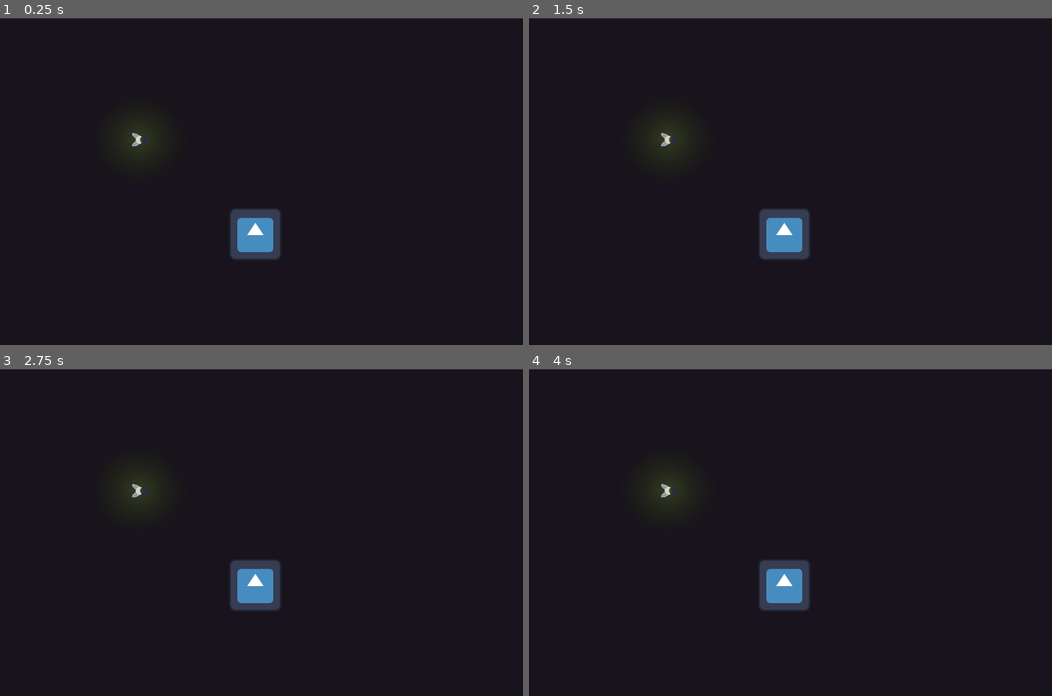
Above: before the commit, frames 1-4 (two rows, left to right).
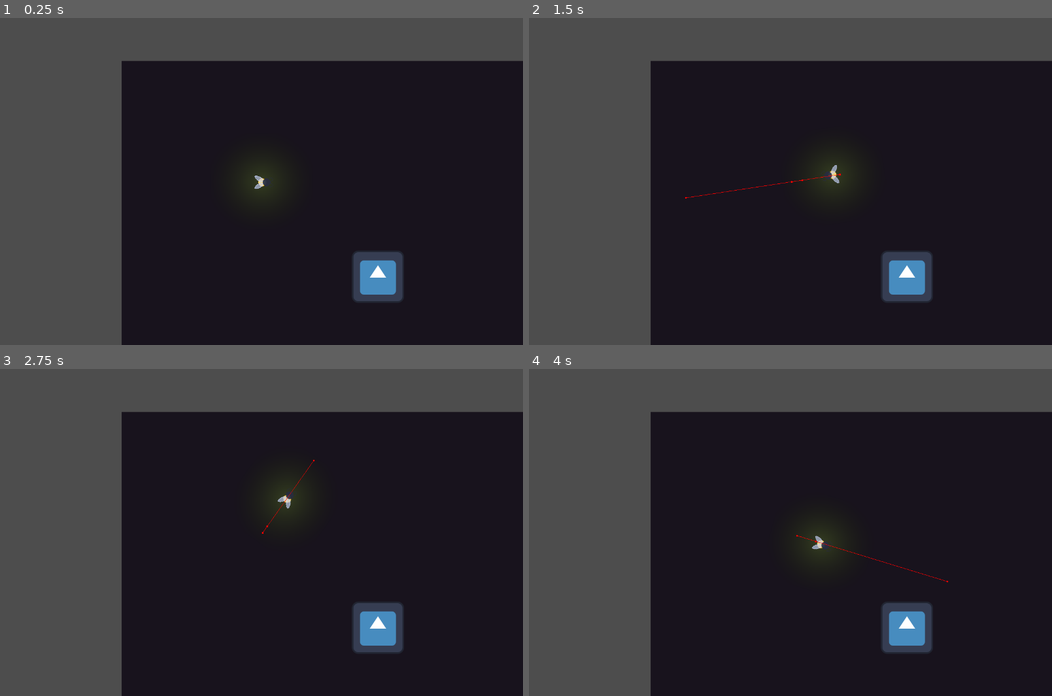
Above: after the commit, the same moments.

Repository: FictionalAroma/Firefly
Game: Godot game, scene res://Scenes/level.tscn
Same seed, same stepped clock (60 frames per second), same inputs: the game is played once before the commit and once after it. This scene is started directly instead of the project's main scene. The engine's default icon, where the game draws it, is replaced by a stand-in: a white triangle on a blue panel in a dark square.
Inputs (mouse positions are in pixels of both pictures, inside the frame that each line leads up to):
- Up to frame 1 (0.25 s): no input
- Up to frame 2 (1.5 s): tap Enter at 0.5 s; move the mouse to (905, 165) at 0.52 s; right-click (905, 165) at 0.6 s; move the mouse to (685, 197) at 1.27 s; right-click (685, 197) at 1.35 s
- Up to frame 3 (2.75 s): move the mouse to (313, 460) at 2.02 s; right-click (313, 460) at 2.1 s
- Up to frame 4 (4 s): move the mouse to (764, 597) at 2.77 s; right-click (764, 597) at 2.85 s; move the mouse to (947, 581) at 3.52 s; right-click (947, 581) at 3.6 s

The runs differ from the first frame. In frame 1, 37% of the frame differs, in the area x 0-100%, y 0-100%; in frame 2, 37%; in frame 3, 37%; in frame 4, 37%.
Error before the commit: Cannot call method 'load' on a null value. (res://Scripts/Globals/SettingsManager.gd:15)

Commit message:
Updated CharacterMovement and Camera

Diff:
--- a/Prefabs/firefly.tscn
+++ b/Prefabs/firefly.tscn
@@ -91,3 +91,13 @@
 
 [node name="NavigationAgent2D" type="NavigationAgent2D" parent="."]
 debug_enabled = true
+
+[node name="camera2d" type="Camera2D" parent="."]
+limit_smoothed = true
+position_smoothing_enabled = true
+drag_horizontal_enabled = true
+drag_vertical_enabled = true
+drag_left_margin = 0.3
+drag_top_margin = 0.3
+drag_right_margin = 0.3
+drag_bottom_margin = 0.3
--- /dev/null
+++ b/Scenes/lucy-test.tscn
@@ -0,0 +1,48 @@
+[gd_scene load_steps=5 format=3 uid="uid://c1jug020ylof7"]
+
+[ext_resource type="PackedScene" uid="uid://vsrauxj0p1gw" path="res://Prefabs/firefly.tscn" id="1_3nitp"]
+[ext_resource type="PackedScene" uid="uid://bu4c06b0iklpq" path="res://Prefabs/mushroom.tscn" id="2_e34j6"]
+[ext_resource type="Texture2D" uid="uid://c3mvpbaldvvta" path="res://icon.svg" id="3_0oycg"]
+
+[sub_resource type="NavigationPolygon" id="NavigationPolygon_ds7or"]
+vertices = PackedVector2Array(719, 599, 719, 455, 3206, 31, 3206, 1769, 28, 1773, 699, 623, 555, 623, 531, 603, 28, 31, 531, 455, 555, 435, 695, 435)
+polygons = Array[PackedInt32Array]([PackedInt32Array(0, 1, 2, 3), PackedInt32Array(0, 3, 4, 5), PackedInt32Array(6, 5, 4), PackedInt32Array(7, 6, 4), PackedInt32Array(7, 4, 8, 9), PackedInt32Array(10, 9, 8), PackedInt32Array(10, 8, 2, 11), PackedInt32Array(11, 2, 1)])
+outlines = Array[PackedVector2Array]([PackedVector2Array(-2, 1, 3236, 2, 3236, 1799, -2, 1804)])
+source_geometry_group_name = &"navigation_polygon_source_group"
+agent_radius = 30.0
+
+[node name="level" type="Node2D"]
+
+[node name="firefly" parent="." instance=ExtResource("1_3nitp")]
+position = Vector2(340, 296)
+
+[node name="ColorRect" type="ColorRect" parent="."]
+offset_left = -2.0
+offset_top = 1.0
+offset_right = 3239.0
+offset_bottom = 1807.0
+color = Color(0.0941176, 0.0745098, 0.113725, 1)
+
+[node name="mushroom4" parent="." instance=ExtResource("2_e34j6")]
+position = Vector2(1153, 503)
+
+[node name="mushroom2" parent="." instance=ExtResource("2_e34j6")]
+position = Vector2(318, 507)
+
+[node name="mushroom" parent="." instance=ExtResource("2_e34j6")]
+position = Vector2(706, 263)
+
+[node name="mushroom3" parent="." instance=ExtResource("2_e34j6")]
+position = Vector2(795, 746)
+
+[node name="NavigationRegion2D" type="NavigationRegion2D" parent="."]
+navigation_polygon = SubResource("NavigationPolygon_ds7or")
+
+[node name="StaticBody2D" type="StaticBody2D" parent="NavigationRegion2D"]
+position = Vector2(625, 529)
+
+[node name="CollisionPolygon2D" type="CollisionPolygon2D" parent="NavigationRegion2D/StaticBody2D"]
+polygon = PackedVector2Array(64, -59.6, 64, 59, 59.6, 64, -59, 64, -64, 59.6, -64, -59.6, -59, -63.9, 59, -64)
+
+[node name="Icon" type="Sprite2D" parent="NavigationRegion2D/StaticBody2D"]
+texture = ExtResource("3_0oycg")
--- a/Scripts/Globals/SettingsManager.gd
+++ b/Scripts/Globals/SettingsManager.gd
@@ -2,35 +2,30 @@
 
 const CONFIG_FILE_PATH: String = "user://config.cfg";
 
-var _config:ConfigFile
+@onready var _config := ConfigFile.new()
 
-var _audioSettings: AudioSettings
-var _graphicsSettings: GraphicsSettings
+@onready var _audioSettings := AudioSettings.new(SendAudioSettingsUpdated)
+@onready var _graphicsSettings := GraphicsSettings.new(SendGraphicsSettingsUpdated)
 
 
 signal AudioSettingsUpdated(audioSettings: AudioSettings)
 signal GraphicsSettingsUpdated(graphicsSettings: AudioSettings)
 
 func _ready():
-    _config.load(CONFIG_FILE_PATH)
-    LoadConfiguration(_config)
-
-    _audioSettings._updateSettingsCallback = func(audioSettings: AudioSettings):
-        AudioSettingsUpdated.emit(audioSettings)
-
-    _graphicsSettings._updateSettingsCallback = SendGraphicsSettingsUpdated
+	_config.load(CONFIG_FILE_PATH)
+	LoadConfiguration(_config)
 
 
 func LoadConfiguration(config: ConfigFile) -> void:
-    _audioSettings.LoadFromConfig(config)
-    _graphicsSettings.LoadFromConfig(config)
+	_audioSettings.LoadFromConfig(config)
+	_graphicsSettings.LoadFromConfig(config)
 
 func SaveConfiguration(config: ConfigFile) -> void:
-    _audioSettings.LoadFromConfig(config)
-    _graphicsSettings.LoadFromConfig(config)
+	_audioSettings.LoadFromConfig(config)
+	_graphicsSettings.LoadFromConfig(config)
 
 func SendAudioSettingsUpdated(audioSettings: AudioSettings):
-        AudioSettingsUpdated.emit(audioSettings)
+		AudioSettingsUpdated.emit(audioSettings)
 
 func SendGraphicsSettingsUpdated(graphicsSettings: GraphicsSettings):
-        GraphicsSettingsUpdated.emit(graphicsSettings)
+		GraphicsSettingsUpdated.emit(graphicsSettings)
--- a/Scripts/Settings/AudioSettings.gd
+++ b/Scripts/Settings/AudioSettings.gd
@@ -3,8 +3,11 @@
 
 var _updateSettingsCallback: Callable
 const CONFIG_SECTION_NAME:= "AudioSettings"
+func _init(callback: Callable):
+    _updateSettingsCallback = callback
 
-var _musicVolume: float = 0.0
+
+var _musicVolume: float = 50.0
 var MusicVolume: float:
     get:
         return _musicVolume;
@@ -14,7 +17,7 @@
 
 
 
-var _effectsVolume: float = 0.0
+var _effectsVolume: float = 50.0
 var EffectsVolume: float:
     get:
         return _effectsVolume;
@@ -22,7 +25,7 @@
         _effectsVolume = value;
         SendValuesUpdatedEvent()
 
-var _alertVolume: float = 0.0
+var _alertVolume: float = 50.0
 var AlertVolume: float:
     get:
         return _alertVolume;
--- a/Scripts/Settings/GraphicsSettings.gd
+++ b/Scripts/Settings/GraphicsSettings.gd
@@ -1,33 +1,35 @@
 class_name GraphicsSettings extends RefCounted
 
-signal ValuesUpdated(updatedSettings: GraphicsSettings)
+var _updateSettingsCallback: Callable
 
 const CONFIG_SECTION_NAME:= "GraphicsSettings"
+func _init(callback: Callable):
+	_updateSettingsCallback = callback
 
 var _dynamicShadowsGlobal: bool = true
 var DynamicShadowsGlobal: float:
-    get:
-        return _dynamicShadowsGlobal;
-    set(value):
-        _dynamicShadowsGlobal = value;
-        SendValuesUpdatedEvent()
+	get:
+		return _dynamicShadowsGlobal;
+	set(value):
+		_dynamicShadowsGlobal = value;
+		SendValuesUpdatedEvent()
 
 var _particlesGlobal: bool = true
 var ParticlesEnabledGlobal: float:
-    get:
-        return _particlesGlobal;
-    set(value):
-        _particlesGlobal = value;
-        SendValuesUpdatedEvent()
+	get:
+		return _particlesGlobal;
+	set(value):
+		_particlesGlobal = value;
+		SendValuesUpdatedEvent()
 
 func LoadFromConfig(config: ConfigFile) -> void:
-    _dynamicShadowsGlobal = config.get_value(CONFIG_SECTION_NAME, "DynamicShadowsGlobal", true)
-    _particlesGlobal = config.get_value(CONFIG_SECTION_NAME, "ParticlesGlobal", true)
-    SendValuesUpdatedEvent();
+	_dynamicShadowsGlobal = config.get_value(CONFIG_SECTION_NAME, "DynamicShadowsGlobal", true)
+	_particlesGlobal = config.get_value(CONFIG_SECTION_NAME, "ParticlesGlobal", true)
+	SendValuesUpdatedEvent();
 
 func SaveToConfig(config: ConfigFile) -> void:
-     config.set_value(CONFIG_SECTION_NAME, "DynamicShadowsGlobal", _dynamicShadowsGlobal)
-     config.get_value(CONFIG_SECTION_NAME, "ParticlesGlobal", _particlesGlobal)
+	config.set_value(CONFIG_SECTION_NAME, "DynamicShadowsGlobal", _dynamicShadowsGlobal)
+	config.set_value(CONFIG_SECTION_NAME, "ParticlesGlobal", _particlesGlobal)
 
 func SendValuesUpdatedEvent() -> void:
-        ValuesUpdated.emit(self)
+		_updateSettingsCallback.call(self)
--- a/Scripts/firefly.gd
+++ b/Scripts/firefly.gd
@@ -9,10 +9,9 @@
 var speed = 10000
 
 func _physics_process(delta):
-	var distance_left = position.distance_to(click_position)
 	var current_agent_position: Vector2 = global_position
 	var next_path_position: Vector2 = navigation_agent.get_next_path_position()
-	if Input.is_action_just_pressed("right_click"):
+	if Input.is_action_just_pressed("move-to-point"):
 		click_position = get_global_mouse_position()
 		look_at(click_position)
 		animated_sprite.play("fly")
@@ -21,8 +20,7 @@
 
 	if !navigation_agent.is_navigation_finished():
 		velocity = current_agent_position.direction_to(next_path_position) * speed * delta
-
+		look_at(next_path_position)
 		move_and_slide()
-
 	else:
 		animated_sprite.play("idle")
